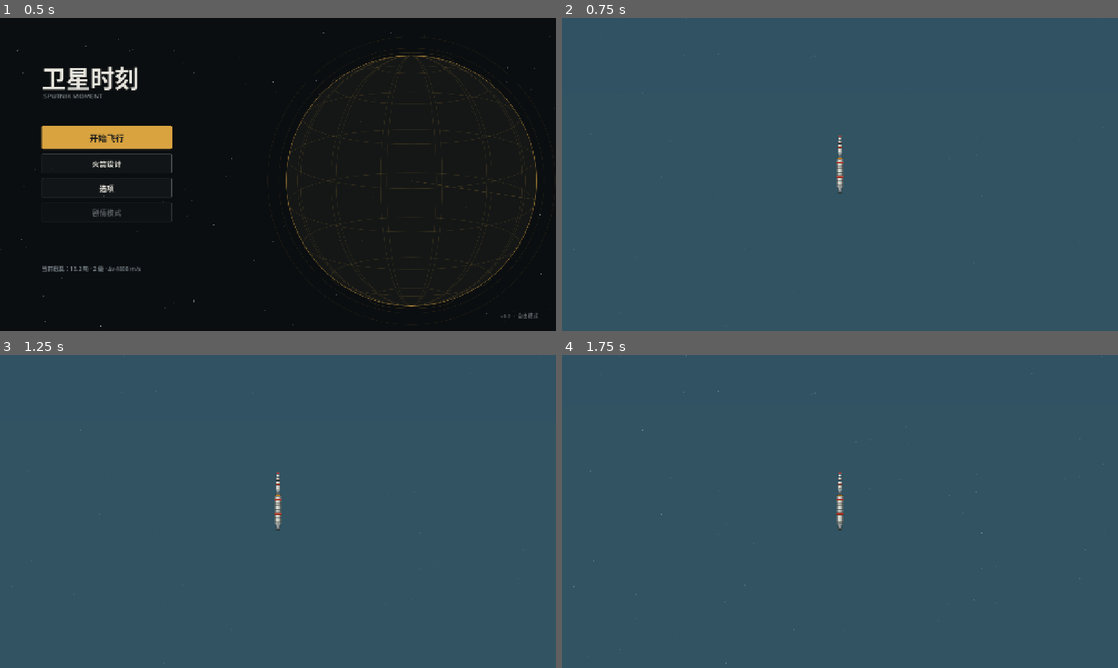
Above: before the commit, frames 1-4 (two rows, left to right).
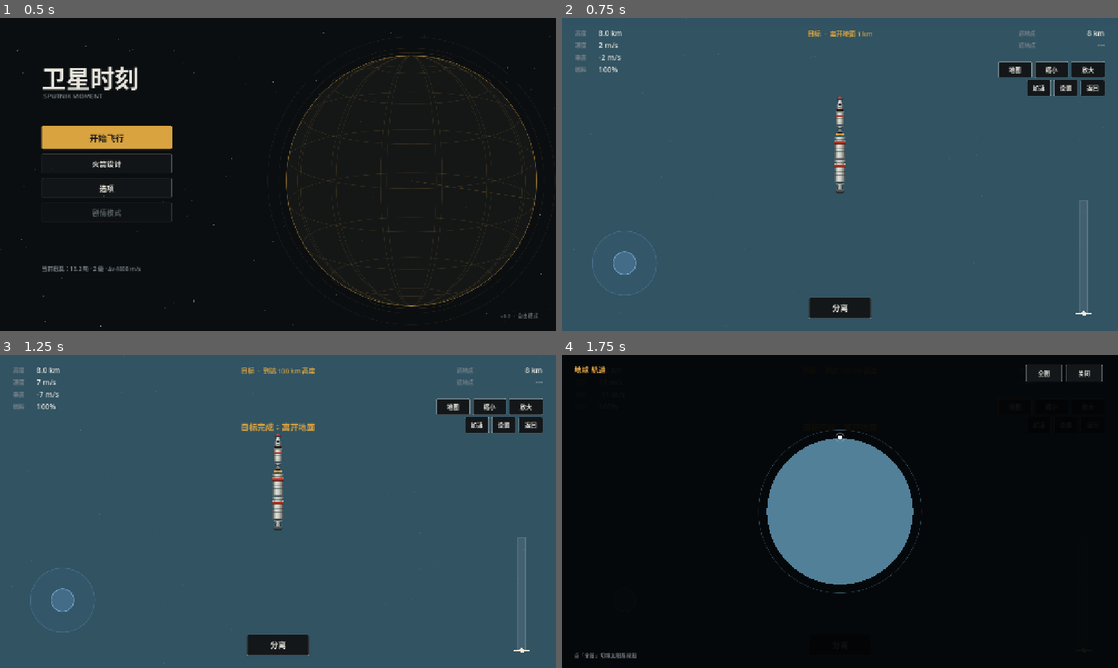
Above: after the commit, the same moments.

Repository: JeanWenzelCN/SputnikMoment
Game: Godot game, scene res://scenes/Main.tscn
The game is run twice, just before and just after one commit, with the same random seed, the same clock (stepped at 60 frames per second) and the same inputs.
Inputs (mouse positions are in pixels of both pictures, inside the frame that each line leads up to):
- Up to frame 1 (0.5 s): no input
- Up to frame 2 (0.75 s): click "开始飞行" at 0.5 s
- Up to frame 3 (1.25 s): no input
- Up to frame 4 (1.75 s): click (1012, 408) at 1.25 s, where only the run after the commit has a clickable "地图"

Frame 1 is identical in both runs. In frame 2, 3.9% of the frame differs, in the area x 2-98%, y 4-96%; in frame 3, 4.1%; in frame 4, 100%, in the area x 0-100%, y 0-100%.
Error before the commit: Parse Error: The member "Slider" shadows a native class. (res://scripts/flight/hud.gd:10)

Commit message:
fix: Slider 与原生类名冲突

Diff:
--- a/scripts/flight/hud.gd
+++ b/scripts/flight/hud.gd
@@ -7,7 +7,7 @@
 const SettingsPanel := preload("res://scripts/ui/settings_panel.gd")
 const MapView := preload("res://scripts/flight/map_view.gd")
 const Stick := preload("res://scripts/ui/virtual_stick.gd")
-const Slider := preload("res://scripts/ui/throttle_slider.gd")
+const ThrottleBar := preload("res://scripts/ui/throttle_slider.gd")
 
 var view = null
 
@@ -106,7 +106,7 @@
 	_stick.vector_changed.connect(_on_stick)
 
 	# 右下油门滑块
-	_slider = Slider.new()
+	_slider = ThrottleBar.new()
 	_slider.set_anchors_and_offsets_preset(Control.PRESET_BOTTOM_RIGHT)
 	_slider.offset_left = -118.0
 	_slider.offset_top = -300.0
